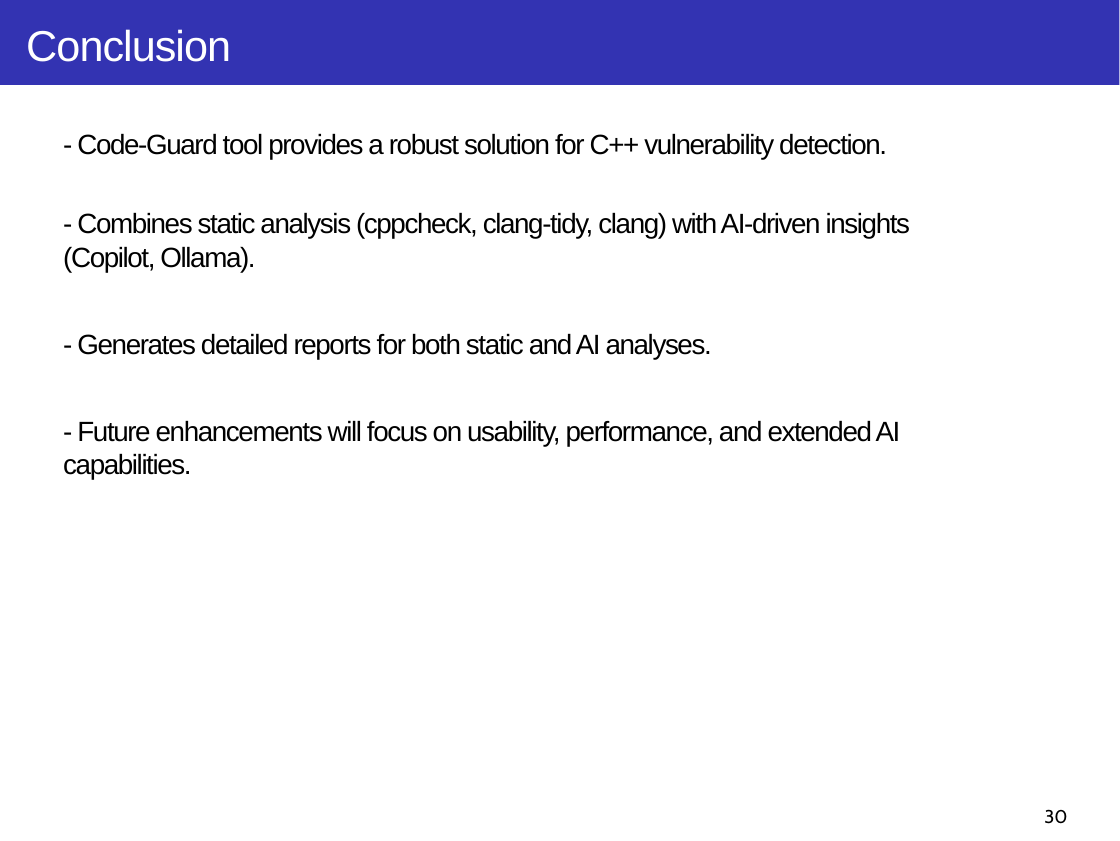
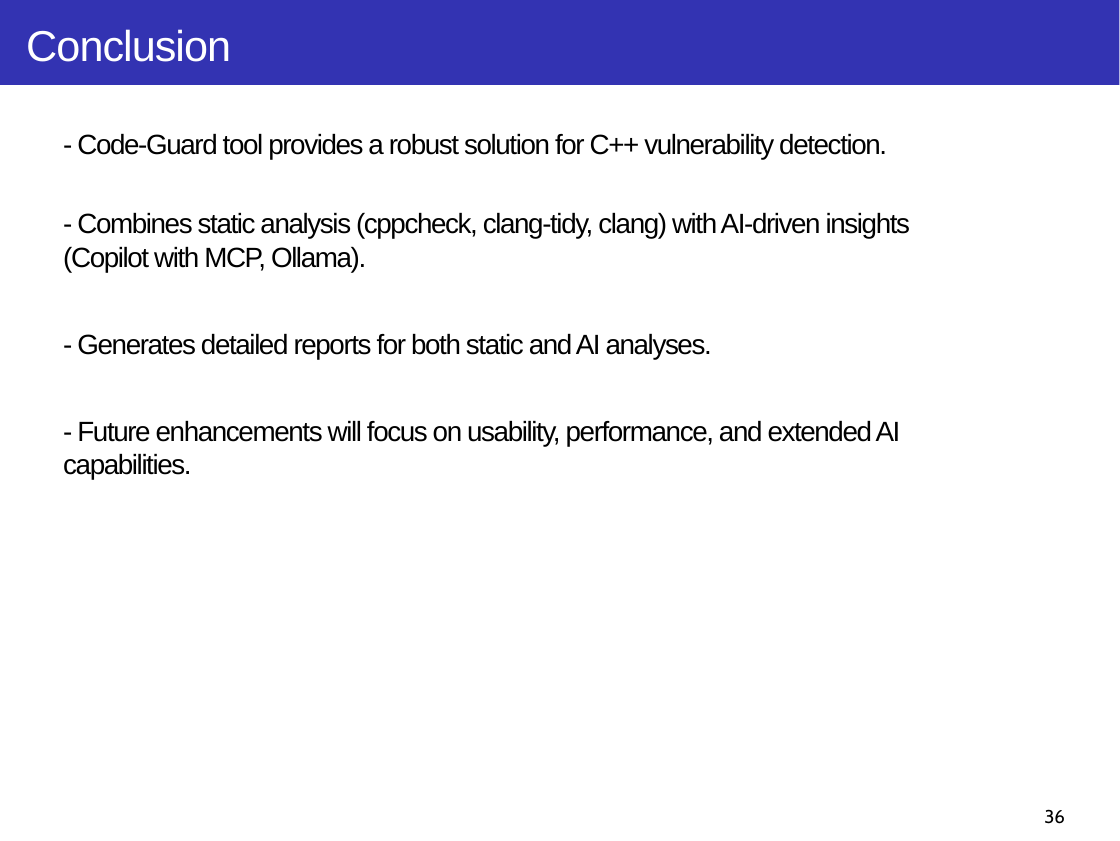
Before and after one commit to taikt/codefun, a slide deck: slide 36 of deepl/code_guard/doc/Code-Guard.pptx (slide 30 before the commit). Drawn at 1120x841 pixels with LibreOffice and Linux fonts; fonts in the diff are those of the drawing. Boxes give left, top, right and bottom in pixels: in the first picture for what was removed or moved away, otherwise in the second. Text is boxed around its words. In the diff, an @@ line names an element or a change of style, - is before the commit and + after.

```diff
--- a/deepl/code_guard/doc/Code-Guard.pptx
+++ b/deepl/code_guard/doc/Code-Guard.pptx
@@ text at <box>63,212,910,272</box>: text changed @@
-- Combines static analysis (cppcheck, clang-tidy, clang) with AI-driven insights (Copilot, Ollama).
+- Combines static analysis (cppcheck, clang-tidy, clang) with AI-driven insights (Copilot with MCP, Ollama).
@@ page number at <box>1044,809,1065,824</box>: text changed @@
-30
+36
```
Also in this commit, not shown: 20 other slides changed, 11 slides added, 5 slides removed, 10 other files.
